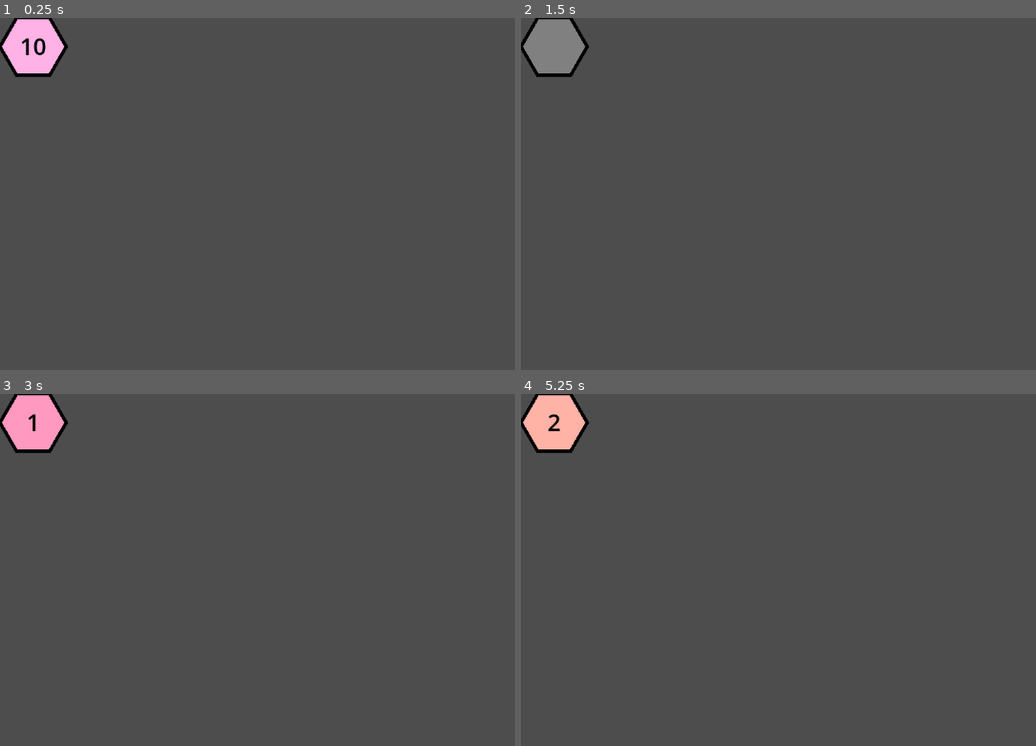
Above: before the commit, frames 1-4 (two rows, left to right).
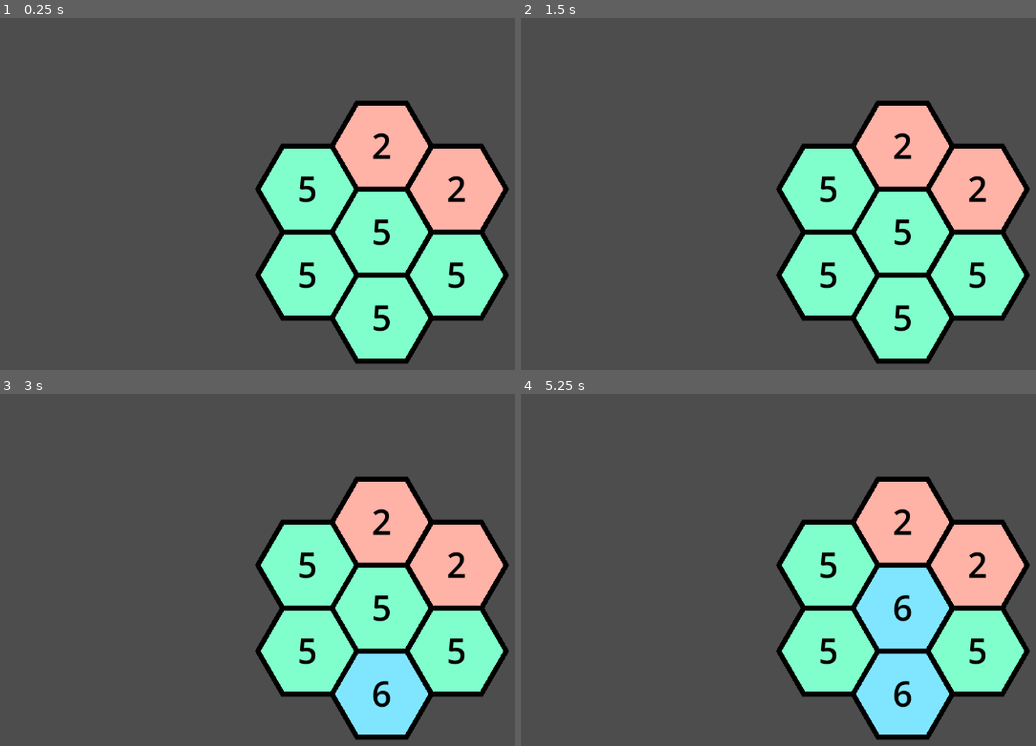
Above: after the commit, the same moments.

Repository: CattacoCattaco/Fillhex
Game: Godot game, scene res://hex_grid/hex_grid.tscn
Two runs of this game, one before a commit and one after it. Both use one fixed random seed, a clock stepped at 60 frames per second and the inputs below. Before the commit the project starts from res://hex/hex.tscn.
Inputs (mouse positions are in pixels of both pictures, inside the frame that each line leads up to):
- Up to frame 1 (0.25 s): no input
- Up to frame 2 (1.5 s): tap Enter at 0.5 s; move the mouse to (outside the picture) at 0.52 s; hold Right 0.53-1.28 s; tap Alt at 0.6 s; click (outside the picture) at 0.67 s; tap Space at 1.25 s; move the mouse to (747, 253) at 1.27 s; hold Down from 1.28 s (still down); tap Shift at 1.35 s
- Up to frame 3 (3 s): tap Enter at 2 s; move the mouse to (458, 513) at 2.02 s; release Down at 2.03 s; hold Right 2.03-2.78 s; tap Alt at 2.1 s; tap Space at 2.75 s; move the mouse to (345, 693) at 2.77 s; hold Up from 2.78 s (still down); tap Shift at 2.85 s; click (345, 693) at 2.92 s
- Up to frame 4 (5.25 s): tap Enter at 3.5 s; move the mouse to (outside the picture) at 3.52 s; release Up at 3.53 s; hold Left 3.53-5.03 s; tap Alt at 3.6, 5.1 s; tap Space at 4.25 s; move the mouse to (675, 545) at 4.27 s; tap Shift at 4.35 s; move the mouse to (943, 608) at 5.02 s; hold Down from 5.03 s (still down); click (943, 608) at 5.17 s

The runs differ from the first frame. In frame 1, 28% of the frame differs, in the area x 0-99%, y 0-99%; in frame 2, 28%; in frame 3, 28%; in frame 4, 28%.

Commit message:
Add Hex Grid
Added hex grid, which creates and positions several hexes and can display an entire level.

Diff:
--- a/hex/hex.gd
+++ b/hex/hex.gd
@@ -10,7 +10,7 @@
 	Color(0.7, 1, 0.7),
 	Color(0.5, 1, 0.8),
 	Color(0.5, 0.9, 1),
-	Color(0.6, 0.8, 1),
+	Color(0.55, 0.75, 1),
 	Color(0.7, 0.7, 1),
 	Color(0.85, 0.65, 1),
 	Color(1, 0.7, 0.9),
@@ -37,7 +37,7 @@
 
 	draw_colored_polygon(corners, COLORS[number])
 
-	draw_polyline(corners, Color.BLACK, 5)
+	draw_polyline(corners, Color.BLACK, max(scale_factor * 0.1, 3))
 
 	if not label:
 		label = Label.new()
@@ -61,7 +61,7 @@
 		label.text = ""
 
 
-func _input(event: InputEvent) -> void:
+func _gui_input(event: InputEvent) -> void:
 	if event is InputEventMouseButton:
 		if event.button_index == MOUSE_BUTTON_LEFT:
 			if event.pressed:
--- a/hex/hex.tscn
+++ /dev/null
@@ -1,11 +0,0 @@
-[gd_scene load_steps=2 format=3 uid="uid://xiqckn5xgt7c"]
-
-[ext_resource type="Script" uid="uid://iyhu8lg46teu" path="res://hex/hex.gd" id="1_4b57h"]
-
-[node name="Hex" type="Control"]
-layout_mode = 3
-anchors_preset = 0
-offset_right = 100.0
-offset_bottom = 87.0
-script = ExtResource("1_4b57h")
-number = 10
--- /dev/null
+++ b/hex_grid/hex_grid.gd
@@ -0,0 +1,45 @@
+@tool
+class_name HexGrid
+extends Control
+
+@export var grid_data: Dictionary[Vector2i, int]:
+	set(value):
+		grid_data = value
+		queue_redraw()
+
+@export var hex_width: int = 100:
+	set(value):
+		hex_width = value
+		queue_redraw()
+
+@export var update: bool = false:
+	set(value):
+		update = false
+		queue_redraw()
+
+var grid_hexes: Dictionary[Vector2i, Hex] = {}
+
+
+func _draw() -> void:
+	for pos in grid_hexes:
+		grid_hexes[pos].queue_free()
+
+	grid_hexes = {}
+
+	var hex_size := Vector2i(hex_width, ceili(hex_width * sqrt(3) / 2))
+
+	var center_hex_position := Vector2(size) / 2 - Vector2(hex_size) / 2
+	var up_vector := Vector2(0, -hex_width / 2.0 * sqrt(3))
+	var right_vector := Vector2(3 * hex_width / 4.0, -hex_width / 4.0 * sqrt(3))
+
+	for pos in grid_data:
+		var hex := Hex.new()
+
+		add_child(hex)
+		grid_hexes[pos] = hex
+
+		hex.size = hex_size
+
+		hex.number = grid_data[pos]
+
+		hex.position = center_hex_position + right_vector * pos.x + up_vector * pos.y
--- /dev/null
+++ b/hex_grid/hex_grid.tscn
@@ -0,0 +1,23 @@
+[gd_scene load_steps=2 format=3 uid="uid://bbtgxqjrvxg6l"]
+
+[ext_resource type="Script" uid="uid://b4t7wf8xupe5d" path="res://hex_grid/hex_grid.gd" id="1_7uwje"]
+
+[node name="HexGrid" type="Control"]
+layout_mode = 3
+anchors_preset = 15
+anchor_right = 1.0
+anchor_bottom = 1.0
+grow_horizontal = 2
+grow_vertical = 2
+script = ExtResource("1_7uwje")
+grid_data = Dictionary[Vector2i, int]({
+Vector2i(-1, 0): 5,
+Vector2i(-1, 1): 5,
+Vector2i(0, -1): 5,
+Vector2i(0, 0): 5,
+Vector2i(0, 1): 2,
+Vector2i(1, -1): 5,
+Vector2i(1, 0): 2
+})
+hex_width = 150
+metadata/_custom_type_script = "uid://b4t7wf8xupe5d"
--- a/project.godot
+++ b/project.godot
@@ -11,7 +11,7 @@
 [application]
 
 config/name="Hexagonal-Filomino"
-run/main_scene="uid://xiqckn5xgt7c"
+run/main_scene="uid://bbtgxqjrvxg6l"
 config/features=PackedStringArray("4.5", "Forward Plus")
 config/icon="res://icon.svg"
 
Not shown, added: hex_grid/hex_grid.gd.uid
